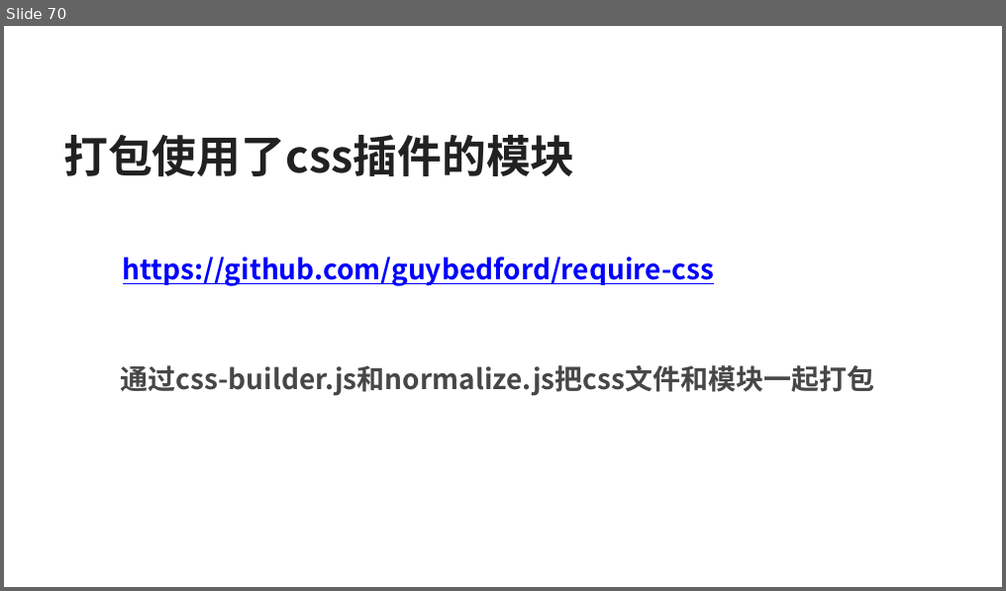
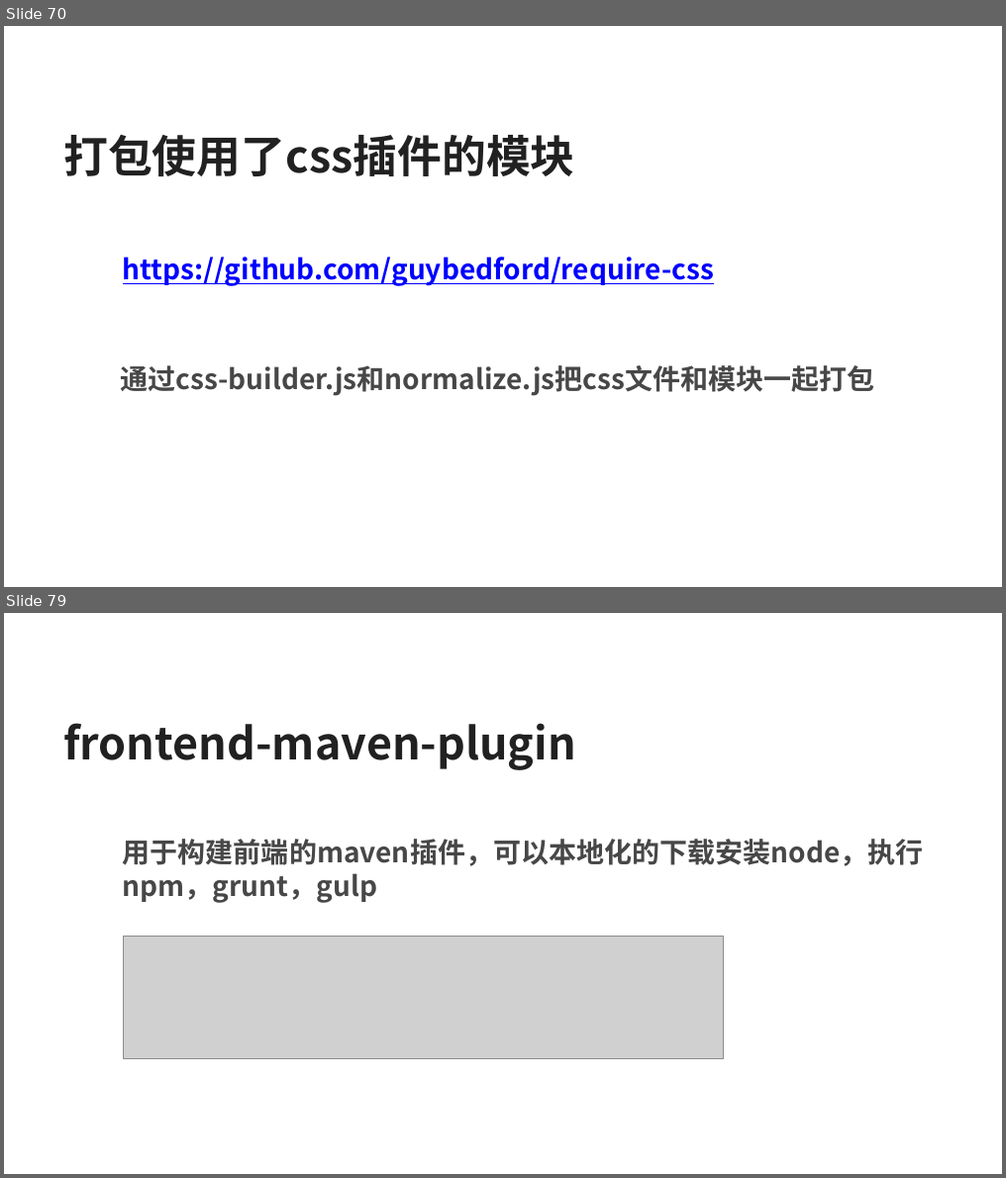
Before and after one commit to silvajs/lecturer, a slide deck: requirejs/doc/requirejs.pptx. Shown one above the other, each under a label of ours: slide 70 before the commit, slides 70 and 79 after it; the slides between them are not shown. The pictures are 1006x591 and 1006x1178 pixels, drawn with LibreOffice and Linux fonts; fonts in the diff are those of the drawing; grey boxes stand for pictures. Boxes give left, top, right and bottom in pixels: in the first picture for what was removed or moved away, otherwise in the second. Text is boxed around its words. In the diff, an @@ line names an element or a change of style, - is before the commit and + after.

```diff
--- a/requirejs/doc/requirejs.pptx
+++ b/requirejs/doc/requirejs.pptx
@@ slide 79 added at (4,613,1002,1174), background #FFFFFF @@
@@ text added at (63,723,576,770), 32 pt, text #212121, bold @@
+frontend-maven-plugin
@@ text added at (123,839,924,903), 20 pt, text #474747, bold @@
+  用于构建前端的maven插件，可以本地化的下载安装node，执行npm，grunt，gulp
@@ picture added at (123,937,723,1059) @@
```
Also in this commit, not shown: 11 other slides added, 4 other files.
